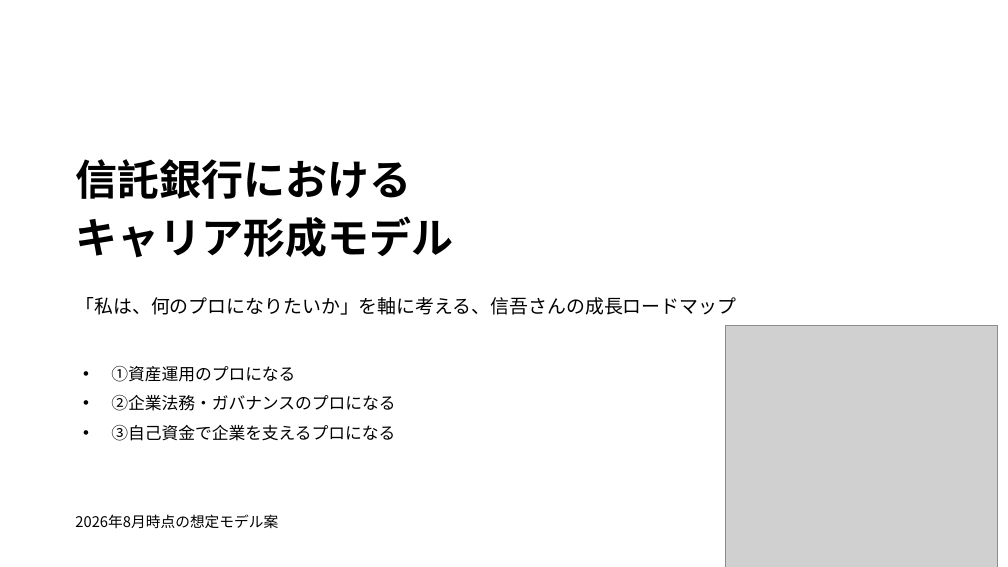
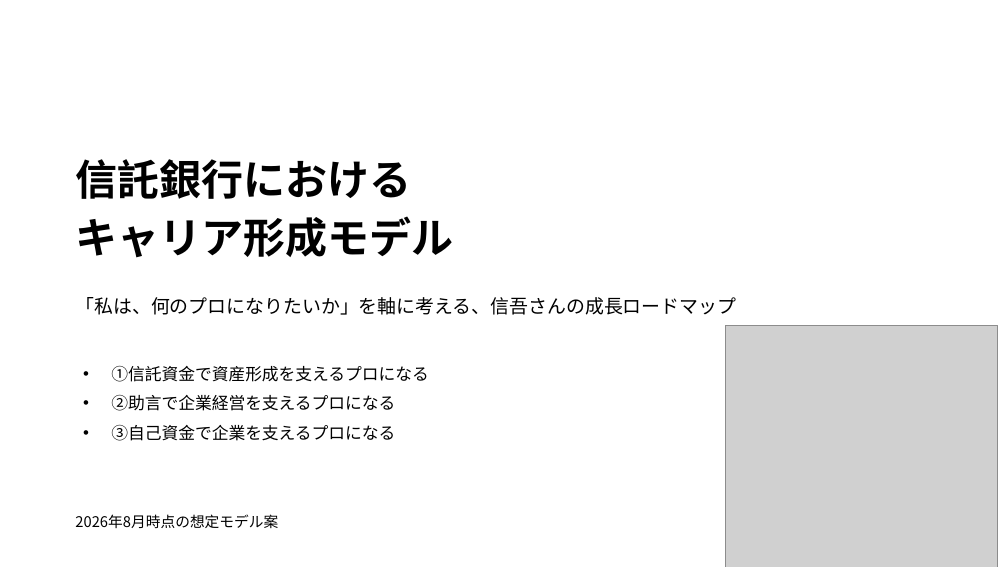
Before and after one commit to nasukazunori/NasuVault2, a slide deck: slide 1 of 信吾/銀行研究/添付ファイル/信託銀行キャリア形成モデル.pptx. Drawn at 1008x567 pixels with LibreOffice and Linux fonts; fonts in the diff are those of the drawing; grey boxes stand for pictures. Boxes give left, top, right and bottom in pixels: in the first picture for what was removed or moved away, otherwise in the second. Text is boxed around its words. In the diff, an @@ line names an element or a change of style, - is before the commit and + after.

```diff
--- a/信吾/銀行研究/添付ファイル/信託銀行キャリア形成モデル.pptx
+++ b/信吾/銀行研究/添付ファイル/信託銀行キャリア形成モデル.pptx
@@ text at <box>111,366,429,411</box>: text changed @@
-• ①資産運用のプロになる
-• ②企業法務・ガバナンスのプロになる
+• ①信託資金で資産形成を支えるプロになる
+• ②助言で企業経営を支えるプロになる
```
Also in this commit, not shown: 5 other slides changed, 1 other file.
